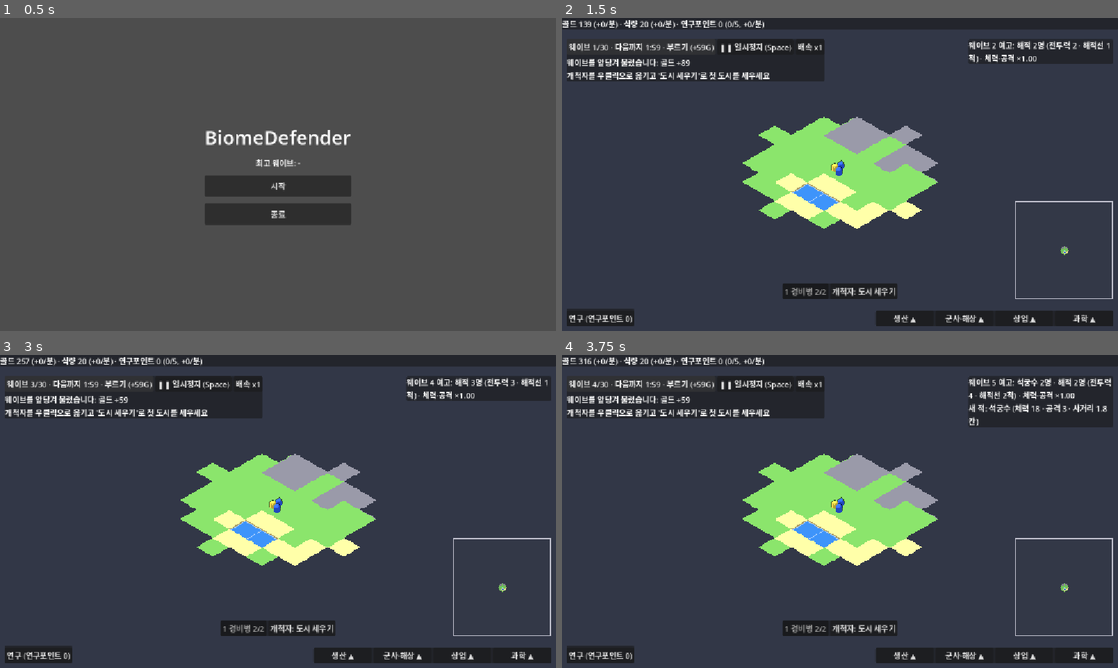
Above: before the commit, frames 1-4 (two rows, left to right).
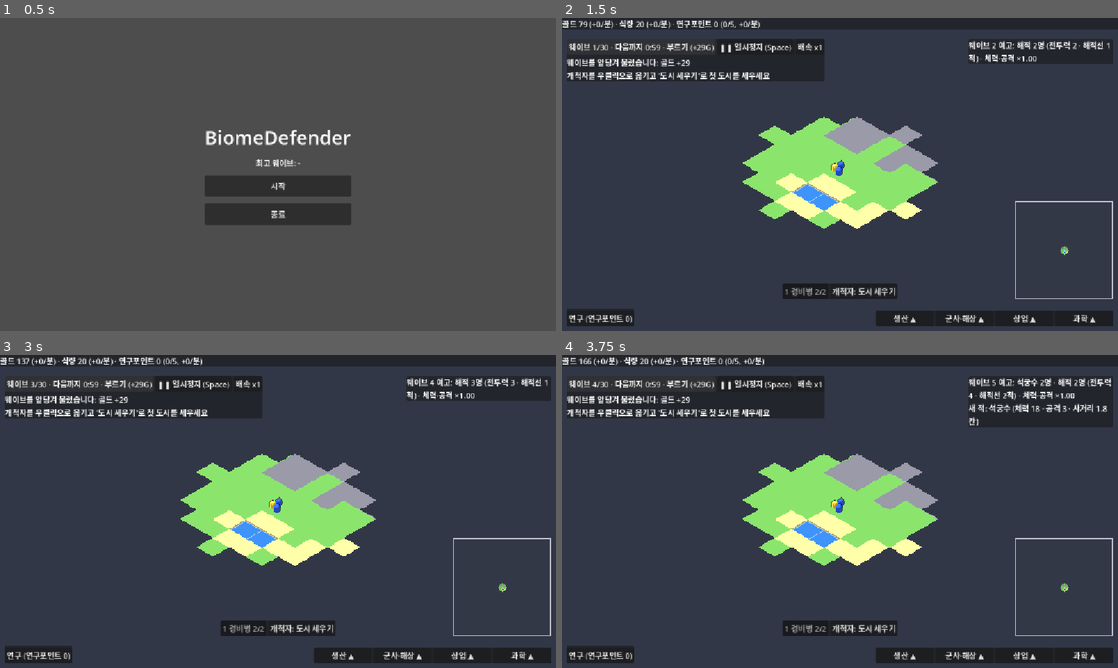
Above: after the commit, the same moments.

Repository: dpwns5889/Islander
Game: Godot game, scene res://assets/scenes/menu.tscn
The game is run twice, just before and just after one commit, with the same random seed, the same clock (stepped at 60 frames per second) and the same inputs.
Inputs:
- Up to frame 1 (0.5 s): no input
- Up to frame 2 (1.5 s): click "시작" at 0.5 s; click "웨이브 0/30 · 다음까지 2:59 · 부르기 (+…" (after the commit: "웨이브 0/30 · 다음까지 0:59 · 부르기 (+…") at 1.25 s
- Up to frame 3 (3 s): click "웨이브 1/30 · 다음까지 1:59 · 부르기 (+…" (after the commit: "웨이브 1/30 · 다음까지 0:59 · 부르기 (+…") at 2 s; click "웨이브 2/30 · 다음까지 1:59 · 부르기 (+…" (after the commit: "웨이브 2/30 · 다음까지 0:59 · 부르기 (+…") at 2.75 s
- Up to frame 4 (3.75 s): click "웨이브 3/30 · 다음까지 1:59 · 부르기 (+…" (after the commit: "웨이브 3/30 · 다음까지 0:59 · 부르기 (+…") at 3.5 s

Frame 1 is identical in both runs. In frame 2, 0.6% of the frame differs, in the area x 3-37%, y 0-16%; in frame 3, less than 0.1%; in frame 4, less than 0.1%.

Commit message:
feat: 웨이브 1분 간격과 건설·강화 공사 시간 10초 (0.2.11)
- 첫 웨이브 1분 뒤, 이후 1분마다
- 건설·레벨업·진화 10초 공사: 새 건물은 효과 없음, 강화 중엔 이전 효과, 취소 시 전액 환불
- 옛 흐름 점검은 tests/instant.gd로 공사를 바로 끝냄, 공사 시간은 r2_flow에서 점검

Co-Authored-By: Claude Opus 5.5 <noreply@anthropic.com>

Diff:
--- a/assets/scripts/balance.gd
+++ b/assets/scripts/balance.gd
@@ -146,8 +146,9 @@
 const LV3_TECH: String = "ironwork" ## 병영·사격장 레벨 3 강화에 필요한 연구
 ## 실시간 진행 (기획서 2장). 모두 게임 시간(초)이라 배속을 따른다
 const PRODUCTION_TICK: float = 10.0 ## 이 간격마다 골드·식량·연구수치를 받는다
-const WAVE_FIRST_DELAY: float = 180.0 ## 첫 웨이브가 오기까지
-const WAVE_INTERVAL: float = 120.0 ## 그 뒤 웨이브 간격
+const WAVE_FIRST_DELAY: float = 60.0 ## 첫 웨이브가 오기까지
+const WAVE_INTERVAL: float = 60.0 ## 그 뒤 웨이브 간격
+const BUILD_TIME: float = 10.0 ## 건설·레벨업·진화 공사 시간 (기획서 5.1.1)
 const CALL_WAVE_GOLD: float = 0.5 ## 웨이브를 앞당겨 부르면 남은 1초당 받는 골드(내림) (기획서 9.1)
 const VICTORY_SAFETY: float = 300.0 ## 마지막 웨이브가 온 뒤 적이 막혀 남아도 이 시간이 지나면 정리하고 승리 (기획서 9.1)
 const REPAIR_TIME: float = 5.0 ## 수리하면 이 시간에 걸쳐 체력이 찬다 (기획서 5.2.2)
--- a/assets/scripts/battle.gd
+++ b/assets/scripts/battle.gd
@@ -147,7 +147,7 @@
 ## 병영 c에 분대 생산을 넣는다: 대기열 3칸, 상한, 연구, 비용 (기획서 6장)
 func can_queue(c: Vector2i, type: String) -> bool:
 	var sq: Dictionary = Balance.SQUADS[type]
-	return field.buildings.get(c, 0) == Balance.BARRACKS and (queues.get(c, []) as Array).size() < Balance.SQUAD_QUEUE 		and squad_count() < squad_cap() and (not sq.has("tech") or gs.has_tech(sq["tech"])) 		and gs.gold >= sq["gold"] and gs.food >= sq["food"]
+	return field.buildings.get(c, 0) == Balance.BARRACKS and not field.is_building(c) and (queues.get(c, []) as Array).size() < Balance.SQUAD_QUEUE 		and squad_count() < squad_cap() and (not sq.has("tech") or gs.has_tech(sq["tech"])) 		and gs.gold >= sq["gold"] and gs.food >= sq["food"]
 
 
 func queue_squad(c: Vector2i, type: String) -> bool:
--- a/assets/scripts/field.gd
+++ b/assets/scripts/field.gd
@@ -662,7 +662,7 @@
 ## 교역소 위치, 없으면 (-1, -1)
 func trading_post() -> Vector2i:
 	for c in buildings:
-		if buildings[c] == Balance.TRADING_POST:
+		if buildings[c] == Balance.TRADING_POST and not is_building(c):
 			return c
 	return Vector2i(-1, -1)
 
@@ -767,8 +767,10 @@
 	return hp[c] / max_hp(c) if hp.has(c) else 1.0
 
 
-## 파손 단계에 따른 건물 성능 배율 (본부에는 쓰지 않는다) (기획서 5.2.2)
+## 파손 단계에 따른 건물 성능 배율 (본부에는 쓰지 않는다) (기획서 5.2.2). 새로 짓는 중이면 0 (기획서 5.1.1)
 func performance(c: Vector2i) -> float:
+	if is_building(c):
+		return 0.0
 	return Balance.DMG_PERF[Balance.damage_stage(hp_ratio(c))]
 
 
@@ -829,14 +831,8 @@
 	elif buildings.has(c):
 		hp[c] -= amount
 		if hp[c] <= 0.0: # 파괴되면 빈 땅이 되고 복구되지 않는다. 다시 지어야 한다 (기획서 5.2)
-			for n: Node in _nodes[c]:
-				n.queue_free()
-			_nodes.erase(c)
 			buildings_lost[buildings[c]] = int(buildings_lost.get(buildings[c], 0)) + 1
-			buildings.erase(c)
-			variants.erase(c)
-			hp.erase(c)
-			levels.erase(c)
+			_forget(c)
 		else:
 			_tint(c)
 	return false
@@ -1177,3 +1173,81 @@
 	(ruins[c] as Node).queue_free()
 	ruins.erase(c)
 	return true
+
+
+## 건물을 지운다(노드·체력·레벨). 부서질 때와 건설 취소 때
+func _forget(c: Vector2i) -> void:
+	for n: Node in _nodes[c]:
+		n.queue_free()
+	_nodes.erase(c)
+	buildings.erase(c)
+	variants.erase(c)
+	hp.erase(c)
+	levels.erase(c)
+
+
+## ---- 공사 (기획서 5.1.1) ----
+var jobs: Dictionary = {} ## 공사 중인 칸 → {"kind": "build"/"upgrade"/"evolve", "left": 남은 초, "cost": 낸 골드, "to": 진화할 건물, "label": Label3D}
+const JOB_NAMES: Dictionary = {"build": "건설", "upgrade": "강화", "evolve": "진화"}
+
+
+## c에서 공사를 시작한다. 비용은 부른 쪽이 이미 냈다
+func start_job(c: Vector2i, kind: String, cost: int, to: int = 0) -> void:
+	var label: Label3D = Label3D.new()
+	label.font_size = 48
+	label.pixel_size = 0.004
+	label.outline_size = 12
+	label.billboard = BaseMaterial3D.BILLBOARD_ENABLED
+	label.no_depth_test = true
+	label.render_priority = 14
+	label.layers = PixelView.LABEL_LAYER
+	label.position = cell_to_world(c) + Vector3(0.0, BLOCK_H + 1.2, 0.0)
+	add_child(label)
+	jobs[c] = {"kind": kind, "left": Balance.BUILD_TIME, "cost": cost, "to": to, "label": label}
+	_job_label(c)
+
+
+## 새로 짓는 중인지(효과 없음)
+func is_building(c: Vector2i) -> bool:
+	return jobs.has(c) and jobs[c]["kind"] == "build"
+
+
+func _job_label(c: Vector2i) -> void:
+	(jobs[c]["label"] as Label3D).text = "%s %d초" % [JOB_NAMES[jobs[c]["kind"]], ceili(jobs[c]["left"])]
+
+
+## 공사를 dt만큼 진행한다. 끝난 공사의 [칸, 종류] 목록. 건물이 부서진 공사는 버린다
+func tick_jobs(dt: float) -> Array:
+	var done: Array = []
+	for c: Vector2i in jobs.keys():
+		var j: Dictionary = jobs[c]
+		if not buildings.has(c):
+			_end_job(c)
+			continue
+		j["left"] -= dt
+		if j["left"] > 0.0:
+			_job_label(c)
+			continue
+		_end_job(c)
+		if j["kind"] == "upgrade":
+			upgrade(c)
+		elif j["kind"] == "evolve":
+			evolve(c, j["to"])
+		done.append([c, j["kind"]])
+	return done
+
+
+## 공사를 취소한다: 새로 짓던 건물은 사라진다. 돌려줄 골드, 공사가 없으면 0
+func cancel_job(c: Vector2i) -> int:
+	if not jobs.has(c):
+		return 0
+	var j: Dictionary = jobs[c]
+	_end_job(c)
+	if j["kind"] == "build":
+		_forget(c)
+	return j["cost"]
+
+
+func _end_job(c: Vector2i) -> void:
+	(jobs[c]["label"] as Node).queue_free()
+	jobs.erase(c)
--- a/assets/scripts/main.gd
+++ b/assets/scripts/main.gd
@@ -562,10 +562,7 @@
 		return false
 	GameState.spend(_cost_of(build_id))
 	field.build(build_id, c)
-	if build_id == Balance.TRADING_POST: # 지은 지 2분 뒤 첫 방문 (기획서 5.6)
-		npc_next_time = game_time + Balance.TRADE_FIRST_DELAY
-	if battle != null and build_id == Balance.PORT:
-		battle.add_port(c)
+	field.start_job(c, "build", _cost_of(build_id)) # 10초 공사 뒤에 효과가 난다 (기획서 5.1.1)
 	set_build(0) # 건물을 하나 지으면 설치 모드가 끝난다
 	return true
 
@@ -656,14 +653,21 @@
 			repairing.erase(c)
 
 
+## 건물 패널의 버튼: 공사 중이면 취소(전액 환불), 아니면 진화·레벨업 공사를 시작한다 (기획서 5.1.1, 5.2)
 func upgrade_selected() -> bool:
+	if field.jobs.has(selected_cell):
+		GameState.add(field.cancel_job(selected_cell), 0)
+		_note = "공사를 취소했습니다 (전액 환불)"
+		_refresh_hud()
+		return true
 	if not field.buildings.has(selected_cell) or field.hp_ratio(selected_cell) < 1.0: # 파손되면 먼저 수리한다 (기획서 5.2.2)
 		return false
 	if selected_cell.x >= 0 and _can_evolve(selected_cell):
 		var to: int = Balance.evolve_to(field.buildings[selected_cell])
-		if not GameState.spend(GameState.upgrade_discounted(Balance.evolve_cost(to))):
+		var ecost: int = GameState.upgrade_discounted(Balance.evolve_cost(to))
+		if not GameState.spend(ecost):
 			return false
-		field.evolve(selected_cell, to)
+		field.start_job(selected_cell, "evolve", ecost, to)
 		_note = ""
 		_refresh_hud()
 		return true
@@ -672,7 +676,7 @@
 	var cost: int = GameState.upgrade_discounted(Balance.upgrade_cost(field.buildings[selected_cell], field.levels[selected_cell] + 1))
 	if not GameState.spend(cost):
 		return false
-	field.upgrade(selected_cell)
+	field.start_job(selected_cell, "upgrade", cost)
 	_note = ""
 	_refresh_hud()
 	return true
@@ -743,6 +747,8 @@
 		_launch_wave()
 	_npc_tick()
 	_repair_tick(dt)
+	for done: Array in field.tick_jobs(dt):
+		_job_done(done[0], done[1])
 	_take_ruins()
 	_explore_timer -= dt
 	if _explore_timer <= 0.0: # 밝히기는 0.2초마다면 충분하다
@@ -1403,6 +1409,12 @@
 			upgrade_effect.text += "\n" + _damage_text(selected_cell)
 			upgrade_button.disabled = true
 			upgrade_button.tooltip_text = "수리해야 강화·진화할 수 있습니다"
+		if field.jobs.has(selected_cell): # 공사 중: 남은 시간과 취소 (기획서 5.1.1)
+			var job: Dictionary = field.jobs[selected_cell]
+			upgrade_effect.text += "\n%s 중 %d초" % [Field.JOB_NAMES[job["kind"]], ceili(job["left"])]
+			upgrade_button.text = "공사 취소 (%dG 환불)" % job["cost"]
+			upgrade_button.disabled = false
+			upgrade_button.tooltip_text = ""
 	_refresh_squads()
 	var s: String
 	if field.hqs.is_empty() and build_id == 0: # 첫 도시 전 안내 (기획서 2장)
@@ -1486,3 +1498,13 @@
 func focus_minimap(at: Vector2) -> void:
 	var c: Vector2i = (field.bounds.position + Vector2i((at * Vector2(field.bounds.size)).floor())).clamp(field.bounds.position, field.bounds.end - Vector2i.ONE)
 	focus_city(c)
+
+
+## 공사가 끝났다: 새 항구는 보트를 띄우고, 새 교역소는 NPC 일정을 시작한다 (기획서 5.1.1, 5.6)
+func _job_done(c: Vector2i, kind: String) -> void:
+	if kind != "build":
+		return
+	if field.buildings.get(c, 0) == Balance.TRADING_POST:
+		npc_next_time = game_time + Balance.TRADE_FIRST_DELAY
+	elif field.buildings.get(c, 0) == Balance.PORT and battle != null:
+		battle.add_port(c)
--- a/project.godot
+++ b/project.godot
@@ -11,7 +11,7 @@
 [application]
 
 config/name="Islander"
-config/version="0.2.10"
+config/version="0.2.11"
 run/main_scene="res://assets/scenes/menu.tscn"
 config/features=PackedStringArray("4.7", "Forward Plus")
 boot_splash/bg_color=Color(0, 0, 0, 1)
--- /dev/null
+++ b/tests/instant.gd
@@ -0,0 +1,22 @@
+extends RefCounted
+## 점검용: 건설·강화·진화를 하고 10초 공사를 바로 끝낸다. 공사 시간 자체는 tests/r2_flow.gd가 본다 (기획서 5.1.1)
+
+
+static func build(main: Node, c: Vector2i) -> bool:
+	var ok: bool = main.try_build(c)
+	if ok:
+		finish(main)
+	return ok
+
+
+static func upgrade(main: Node) -> bool:
+	var ok: bool = main.upgrade_selected()
+	if ok:
+		finish(main)
+	return ok
+
+
+static func finish(main: Node) -> void:
+	for d: Array in main.field.tick_jobs(Balance.BUILD_TIME):
+		main._job_done(d[0], d[1])
+	main._refresh_hud() # 공사가 끝난 뒤의 패널 글자·버튼
--- a/tests/m15_flow.gd
+++ b/tests/m15_flow.gd
@@ -1,4 +1,5 @@
 extends SceneTree
+const Instant = preload("res://tests/instant.gd") ## 건설·강화 공사를 바로 끝낸다
 ## 교역 NPC·건설 메뉴 화면 흐름 점검: godot --headless --script tests/m15_flow.gd
 
 
@@ -30,7 +31,7 @@
 	var bb: Rect2i = main.field.bounds # 교역소는 물 위에 짓는다
 	for y in range(bb.position.y, bb.end.y):
 		for x in range(bb.position.x, bb.end.x):
-			if post.x < 0 and main.try_build(Vector2i(x, y)):
+			if post.x < 0 and Instant.build(main, Vector2i(x, y)):
 				post = Vector2i(x, y)
 	fails += _check(post.x >= 0 and main.field.trading_post() == post and main.build_id == 0, "교역소 설치, 설치 모드 종료")
 	main.set_build(Balance.TRADING_POST)
@@ -68,7 +69,7 @@
 	# 6. 교역소 레벨 2도 거래 1개, 6분 뒤 다시 방문
 	gs.gold = 1000
 	main.select_building(post)
-	fails += _check(main.upgrade_selected() and main.field.levels[post] == 2, "교역소 레벨 2")
+	fails += _check(Instant.upgrade(main) and main.field.levels[post] == 2, "교역소 레벨 2")
 	main.advance(main.npc_next_time - main.game_time + 0.1)
 	fails += _check(main.npc_present and main.trade_offers.size() == 1, "6분 뒤 NPC 다시 방문, 거래 1개")
 	# 7. 교역소가 없으면 방문하지 않는다
--- a/tests/m17_flow.gd
+++ b/tests/m17_flow.gd
@@ -1,4 +1,5 @@
 extends SceneTree
+const Instant = preload("res://tests/instant.gd") ## 건설·강화 공사를 바로 끝낸다
 ## 방어탑·적 예고 화면 흐름 점검: godot --headless --script tests/m17_flow.gd
 
 
@@ -27,9 +28,9 @@
 	main._refresh_hud()
 	fails += _check(not main.build_buttons[Balance.TOWER].disabled, "궁술 뒤에는 방어탑 해금")
 	main.set_build(Balance.TOWER)
-	fails += _check(main.try_build(wall) and main.field.buildings[wall] == Balance.TOWER and gs.gold == 960, "방어탑 40골드, 빈 땅에 바로 설치")
+	fails += _check(Instant.build(main, wall) and main.field.buildings[wall] == Balance.TOWER and gs.gold == 960, "방어탑 40골드, 빈 땅에 바로 설치")
 	main.select_building(wall)
-	fails += _check(main.upgrade_selected() and main.field.levels[wall] == 2 and "공격 6" in main.upgrade_effect.text, "방어탑 레벨 2: " + main.upgrade_effect.text)
+	fails += _check(Instant.upgrade(main) and main.field.levels[wall] == 2 and "공격 6" in main.upgrade_effect.text, "방어탑 레벨 2: " + main.upgrade_effect.text)
 	# 적 예고: 종류별 인원과 새 적 안내
 	gs.wave = 5
 	main._refresh_hud()
--- a/tests/m27_flow.gd
+++ b/tests/m27_flow.gd
@@ -1,4 +1,5 @@
 extends SceneTree
+const Instant = preload("res://tests/instant.gd") ## 건설·강화 공사를 바로 끝낸다
 ## M27 화면 흐름 점검: 건물 진화 UI godot --headless --script tests/m27_flow.gd
 
 
@@ -14,21 +15,21 @@
 	var cell: Vector2i = Vector2i(-1, -1)
 	main.set_build(Balance.HOUSE)
 	for c in main.field.cells:
-		if main.try_build(c):
+		if Instant.build(main, c):
 			cell = c
 			break
 	main.set_build(0)
 	main.select_building(cell)
-	main.upgrade_selected()
-	main.upgrade_selected() # 레벨 3
+	Instant.upgrade(main)
+	Instant.upgrade(main) # 레벨 3
 	fails += _check(main.field.levels[cell] == 3 and main.upgrade_button.text.begins_with("진화: 저택 28G") and main.upgrade_button.disabled, "레벨 3 집: 진화 버튼은 연구 전에 비활성")
 	fails += _check("화폐" in main.upgrade_button.tooltip_text, "툴팁에 필요 연구(화폐)")
-	fails += _check(not main.upgrade_selected() and main.field.buildings[cell] == Balance.HOUSE, "연구 전에는 진화 안 됨")
+	fails += _check(not Instant.upgrade(main) and main.field.buildings[cell] == Balance.HOUSE, "연구 전에는 진화 안 됨")
 	gs.researched["currency"] = true
 	main._refresh_hud()
 	fails += _check(not main.upgrade_button.disabled and main.build_buttons[Balance.HOUSE].visible and not main.build_buttons.has(Balance.MANSION), "화폐 뒤: 진화 가능, 건설 목록에는 집만 있고 저택은 없다")
 	var before: int = gs.gold
-	fails += _check(main.upgrade_selected() and main.field.buildings[cell] == Balance.MANSION and main.field.levels[cell] == 1 and gs.gold == before - 28, "저택으로 진화: 28골드, 레벨 1")
+	fails += _check(Instant.upgrade(main) and main.field.buildings[cell] == Balance.MANSION and main.field.levels[cell] == 1 and gs.gold == before - 28, "저택으로 진화: 28골드, 레벨 1")
 	fails += _check(main.upgrade_button.text.begins_with("레벨 2로 강화"), "진화 뒤에는 다시 레벨업 버튼")
 	fails += _check(main._unlocked(Balance.HOUSE), "진화 뒤에도 집은 계속 지을 수 있다")
 	print("M27 흐름 점검 실패 %d건" % fails)
--- a/tests/m31_flow.gd
+++ b/tests/m31_flow.gd
@@ -1,4 +1,5 @@
 extends SceneTree
+const Instant = preload("res://tests/instant.gd") ## 건설·강화 공사를 바로 끝낸다
 ## M31 점검: 파손 모델, 남는 피해와 골드 수리, 파손에 따른 성능 감소 godot --headless --script tests/m31_flow.gd
 
 
@@ -56,7 +57,7 @@
 	fails += _check(f.repair_cost(house) == 7, "수리비: 20G × 70%% × 50%% = 7 (실제 %d)" % f.repair_cost(house))
 	# 패널: 파손 건물은 수리해야 강화
 	main.select_building(house)
-	fails += _check(main.repair_button.visible and main.repair_button.text == "수리 7G" and main.upgrade_button.disabled and not main.upgrade_selected(), "패널: 수리 버튼, 강화 불가")
+	fails += _check(main.repair_button.visible and main.repair_button.text == "수리 7G" and main.upgrade_button.disabled and not Instant.upgrade(main), "패널: 수리 버튼, 강화 불가")
 	fails += _check("파손 2단계" in main.upgrade_effect.text and "성능 50%" in main.upgrade_effect.text, "패널 설명: " + main.upgrade_effect.text)
 	# 병영 병사는 건물 체력에 비례
 	f.damage(barracks, 70.0)
@@ -95,7 +96,7 @@
 	main._refresh_hud()
 	fails += _check(f.total_repair_cost() == 0, "5초 뒤 모두 고쳐진다")
 	fails += _check(mi.mesh == meshes[0] and not main.repair_all_button.visible, "수리하면 정상 모델, 버튼 숨김")
-	fails += _check(main.select_building(house) and main.upgrade_selected(), "수리 뒤에는 강화 가능")
+	fails += _check(main.select_building(house) and Instant.upgrade(main), "수리 뒤에는 강화 가능")
 	# 무너진 본부 칸에 상자 건물을 지어도 본부 모델 기록이 남지 않는다
 	var old: Vector2i = f.hq
 	f.damage(old, 9999.0)
--- a/tests/m7_flow.gd
+++ b/tests/m7_flow.gd
@@ -1,4 +1,5 @@
 extends SceneTree
+const Instant = preload("res://tests/instant.gd") ## 건설·강화 공사를 바로 끝낸다
 ## M7 화면 흐름 점검: godot --headless --script tests/m7_flow.gd
 
 
@@ -14,17 +15,17 @@
 	var cell: Vector2i = Vector2i(-1, -1)
 	main.set_build(Balance.HOUSE)
 	for c in main.field.cells:
-		if main.try_build(c):
+		if Instant.build(main, c):
 			cell = c
 			break
 	main.set_build(0)
 	fails += _check(gs.gold == 30, "집 20골드 (남은 골드 %d)" % gs.gold)
 	fails += _check(main.select_building(cell) and main.upgrade_panel.visible, "건물을 고르면 레벨업 패널이 열린다")
-	fails += _check(main.upgrade_selected() and main.field.levels[cell] == 2 and gs.gold == 10, "레벨 2: 20골드")
-	fails += _check(not main.upgrade_selected() and main.field.levels[cell] == 2, "골드가 모자라면 레벨업 불가")
+	fails += _check(Instant.upgrade(main) and main.field.levels[cell] == 2 and gs.gold == 10, "레벨 2: 20골드")
+	fails += _check(not Instant.upgrade(main) and main.field.levels[cell] == 2, "골드가 모자라면 레벨업 불가")
 	gs.gold = 100
-	fails += _check(main.upgrade_selected() and main.field.levels[cell] == 3 and gs.gold == 70, "레벨 3: 30골드")
-	fails += _check(not main.upgrade_selected(), "최고 레벨에서는 더 못 올린다")
+	fails += _check(Instant.upgrade(main) and main.field.levels[cell] == 3 and gs.gold == 70, "레벨 3: 30골드")
+	fails += _check(not Instant.upgrade(main), "최고 레벨에서는 더 못 올린다")
 	fails += _check(not main.select_building(Vector2i(-50, -50)) and not main.upgrade_panel.visible, "빈 곳을 누르면 선택 해제")
 	# 전투를 돌리고 나서도 레벨이 유지된다
 	main.call_wave()
--- a/tests/m9_flow.gd
+++ b/tests/m9_flow.gd
@@ -1,4 +1,5 @@
 extends SceneTree
+const Instant = preload("res://tests/instant.gd") ## 건설·강화 공사를 바로 끝낸다
 ## M9 화면 흐름 점검: godot --headless --script tests/m9_flow.gd
 
 
@@ -15,7 +16,7 @@
 	main.set_build(Balance.PORT)
 	var built: bool = false
 	for c in main.field.cells:
-		if main.try_build(c):
+		if Instant.build(main, c):
 			built = true
 			break
 	fails += _check(built and main.field.buildings.values().has(Balance.PORT), "항구는 연구 없이 지을 수 있다")
@@ -25,14 +26,14 @@
 	main.set_build(Balance.BARRACKS)
 	var barracks: Vector2i = Vector2i(-1, -1)
 	for c in main.field.cells:
-		if main.try_build(c):
+		if Instant.build(main, c):
 			barracks = c
 			break
 	main.set_build(0)
 	gs.gold = 1000
-	fails += _check(main.select_building(barracks) and main.upgrade_selected(), "병영 레벨 2 강화")
-	fails += _check(not main.upgrade_selected(), "철기 제작 전에는 레벨 3 강화 불가")
-	fails += _check(main.research("ironwork") and main.upgrade_selected() and main.field.levels[barracks] == 3, "철기 제작 뒤에는 레벨 3 강화")
+	fails += _check(main.select_building(barracks) and Instant.upgrade(main), "병영 레벨 2 강화")
+	fails += _check(not Instant.upgrade(main), "철기 제작 전에는 레벨 3 강화 불가")
+	fails += _check(main.research("ironwork") and Instant.upgrade(main) and main.field.levels[barracks] == 3, "철기 제작 뒤에는 레벨 3 강화")
 	# 공학: 레벨업 비용 할인, 건설비는 그대로
 	fails += _check(main.research("tools") and main.research("waterwheel") and main.research("engineering"), "농기구·물레방아·공학 연구")
 	fails += _check(main._cost_of(Balance.HOUSE) == 20 and gs.upgrade_discounted(20) == 16, "공학: 건설 20, 레벨업 20 → 16골드")
--- a/tests/r2_flow.gd
+++ b/tests/r2_flow.gd
@@ -1,4 +1,5 @@
 extends SceneTree
+const Instant = preload("res://tests/instant.gd") ## 건설·강화 공사를 바로 끝낸다
 ## R2 화면 흐름 점검: 실시간 루프 — 10초 생산 틱, 3분 뒤 첫 웨이브와 2분 간격, 웨이브 부르기 보너스, 겹치는 웨이브,
 ## 일시정지·배속, 5초 수리와 적 근처 금지, 교역 NPC 시간 일정, 30웨이브 승리, 전투 중 건설
 ## godot --headless --script tests/r2_flow.gd
@@ -30,7 +31,7 @@
 	main.set_build(Balance.BARRACKS)
 	var built: bool = false
 	for c: Vector2i in f.territory_of[f.hq]:
-		if not built and main.try_build(c):
+		if not built and Instant.build(main, c):
 			built = true
 	fails += _check(built and b.soldiers.size() == Balance.HQ_GUARDS, "전투 중에도 지을 수 있다 (병영은 생산만, R3)")
 	# 첫 웨이브
@@ -51,7 +52,7 @@
 	main.set_build(Balance.HOUSE)
 	built = false
 	for c: Vector2i in f.territory_of[f.hq]:
-		if not built and main.try_build(c):
+		if not built and Instant.build(main, c):
 			built = true
 	fails += _check(built, "일시정지 중에도 건설할 수 있다")
 	main.toggle_pause()
@@ -84,7 +85,7 @@
 	main.set_build(Balance.TRADING_POST)
 	var post: Vector2i = Vector2i(-1, -1)
 	for c: Vector2i in f.territory_of[f.hq]:
-		if post.x < 0 and main.try_build(c):
+		if post.x < 0 and Instant.build(main, c):
 			post = c
 	fails += _check(post.x >= 0 and is_equal_approx(main.npc_next_time, main.game_time + Balance.TRADE_FIRST_DELAY), "교역소를 지으면 2분 뒤 방문 예정")
 	main.advance(Balance.TRADE_FIRST_DELAY + 0.1)
@@ -92,6 +93,29 @@
 	main.advance(Balance.TRADE_STAY)
 	fails += _check(not main.npc_present, "60초 뒤 떠난다")
 	b.clear_enemies()
+	# 공사 10초: 짓는 동안 효과 없음, 취소하면 전액 환불, 레벨업도 10초 동안 이전 레벨 (기획서 5.1.1)
+	gs.gold = 1000
+	main.set_build(Balance.HOUSE)
+	var new_house: Vector2i = Vector2i(-1, -1)
+	for c: Vector2i in f.territory_of[f.hq]:
+		if new_house.x < 0 and main.try_build(c):
+			new_house = c
+	fails += _check(new_house.x >= 0 and f.is_building(new_house) and is_equal_approx(f.performance(new_house), 0.0), "새로 지은 집은 공사 중이고 효과가 없다")
+	main.select_building(new_house)
+	main._refresh_hud()
+	fails += _check("공사 취소" in main.upgrade_button.text and "건설 중 10초" in main.upgrade_effect.text, "패널: 남은 시간과 공사 취소 (%s / %s)" % [main.upgrade_button.text, main.upgrade_effect.text])
+	var g1: int = gs.gold
+	fails += _check(main.upgrade_selected() and not f.buildings.has(new_house) and gs.gold == g1 + int(Balance.BUILDINGS[Balance.HOUSE]["cost"]), "취소하면 집이 사라지고 전액 환불")
+	main.set_build(Balance.HOUSE)
+	main.try_build(new_house)
+	main.advance(Balance.BUILD_TIME - 0.5)
+	fails += _check(f.is_building(new_house), "10초 전에는 아직 공사 중")
+	main.advance(0.6)
+	fails += _check(not f.is_building(new_house) and f.performance(new_house) > 0.0, "10초가 지나면 효과가 난다")
+	main.select_building(new_house)
+	fails += _check(main.upgrade_selected() and f.jobs.has(new_house) and f.levels[new_house] == 1 and f.performance(new_house) > 0.0, "레벨업 공사 중에는 레벨 1 효과를 그대로 낸다")
+	main.advance(Balance.BUILD_TIME + 0.1)
+	fails += _check(not f.jobs.has(new_house) and f.levels[new_house] == 2, "10초 뒤 레벨 2")
 	# 30웨이브 승리
 	gs.wave = Balance.WIN_WAVE
 	main.call_wave()
--- a/tests/r3_flow.gd
+++ b/tests/r3_flow.gd
@@ -1,4 +1,5 @@
 extends SceneTree
+const Instant = preload("res://tests/instant.gd") ## 건설·강화 공사를 바로 끝낸다
 ## R3 화면 흐름 점검: 분대 줄, 숫자키·Shift·두 번 눌러 카메라, 고른 분대만 우클릭 이동(없으면 무시),
 ## 병영 패널의 분대 생산·대기열 취소, 상한 툴팁, 충원 버튼, 사격장 숨김, 경비병 거래 삭제
 ## godot --headless --script tests/r3_flow.gd
@@ -36,7 +37,7 @@
 	main.set_build(Balance.BARRACKS)
 	var bar: Vector2i = Vector2i(-1, -1)
 	for c: Vector2i in f.territory_of[f.hq]:
-		if bar.x < 0 and main.try_build(c):
+		if bar.x < 0 and Instant.build(main, c):
 			bar = c
 	fails += _check(bar.x >= 0 and b.soldiers.size() == Balance.HQ_GUARDS, "병영을 지어도 병사가 공짜로 나오지 않는다")
 	main.select_building(bar)
--- a/tests/screenshot.gd
+++ b/tests/screenshot.gd
@@ -1,4 +1,5 @@
 extends SceneTree
+const Instant = preload("res://tests/instant.gd") ## 건설·강화 공사를 바로 끝낸다
 ## 화면 캡처: godot --script tests/screenshot.gd -- <png 경로> [대기 초] [모드]
 ## 모드 start: 개척자·경비병으로 막 시작한 화면(첫 도시 전), menu: 건설 메뉴 목록, npc: 교역 NPC 거래 창, defense: 방어탑과 12웨이브 전투,
 ## prep: 준비 단계(건물·패널), 뒤에 research를 더 붙이면 연구 패널도 연다. city: 도시 2개·개척자 선택·개척자 생산.
@@ -74,6 +75,6 @@
 	for id: int in ids:
 		main.set_build(id)
 		for c: Vector2i in f.territory_of[f.hq]:
-			if main.try_build(c):
+			if Instant.build(main, c):
 				break
 	main.set_build(0)
Not shown, added: tests/instant.gd.uid
Not shown, changed: docs/GameDesign.md
